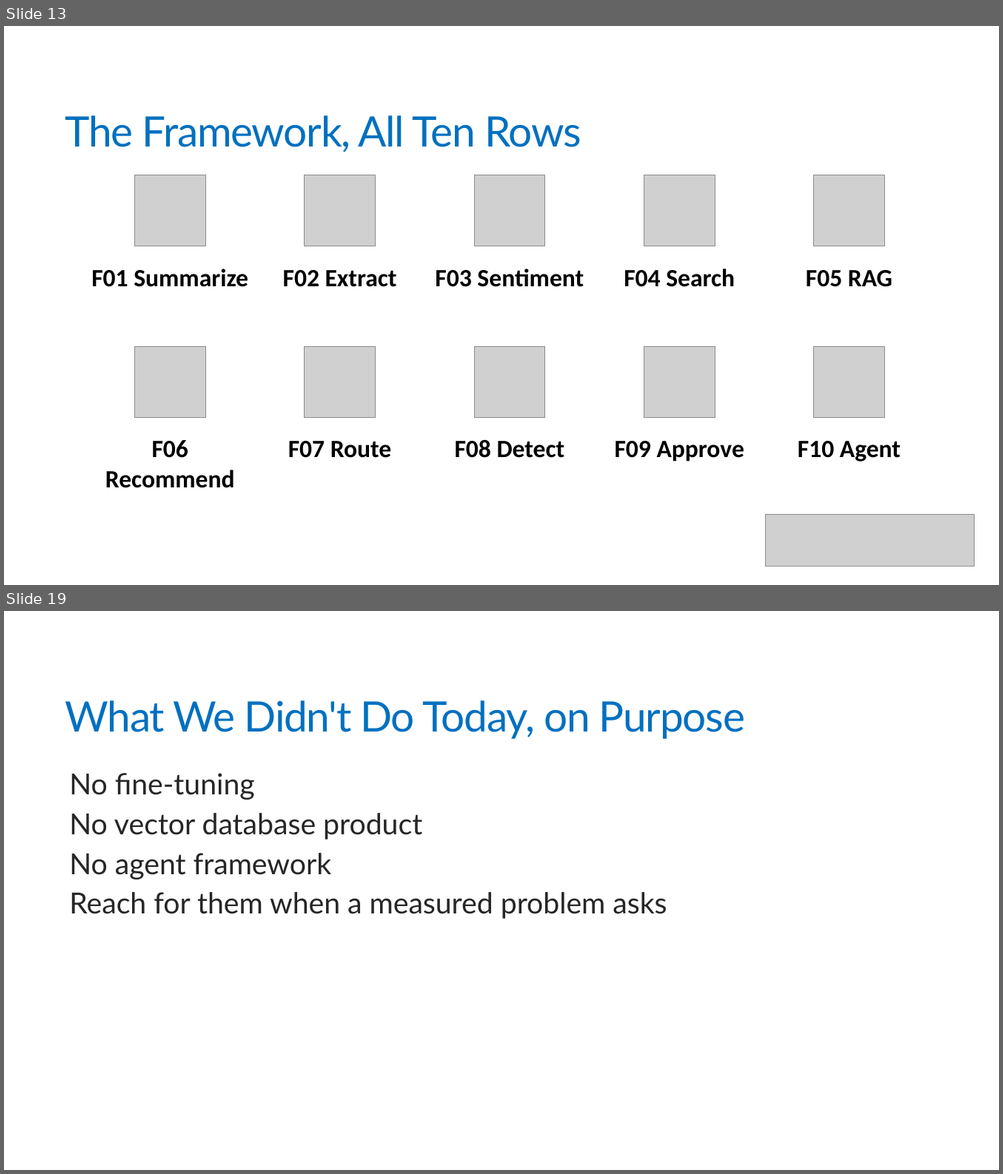
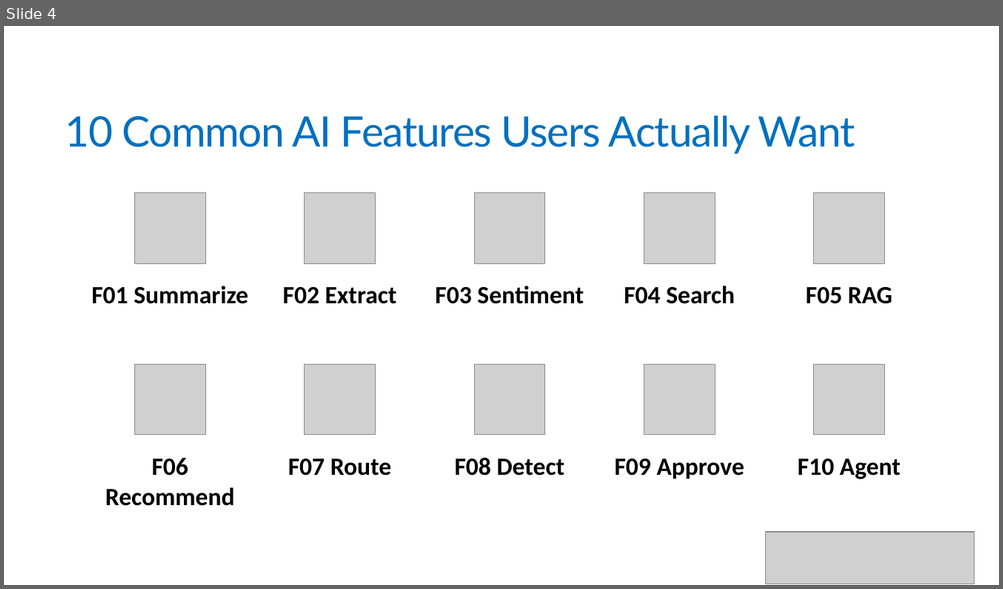
Before and after one commit to trailheadtechnology/10-ai-features-workshop, a slide deck: modules/M5-closing/M5-closing.pptx. Shown one above the other, each under a label of ours: slides 13 and 19 before the commit, slide 4 after it; the slides between them are not shown. The pictures are 1003x1174 and 1003x589 pixels, drawn with LibreOffice and Linux fonts; fonts in the diff are those of the drawing; grey boxes stand for pictures. Boxes give left, top, right and bottom in pixels: in the first picture for what was removed or moved away, otherwise in the second. Text is boxed around its words. In the diff, an @@ line names an element or a change of style, - is before the commit and + after.

```diff
--- a/modules/M5-closing/M5-closing.pptx
+++ b/modules/M5-closing/M5-closing.pptx
@@ slide 19 removed at box(4, 611, 999, 1170), background #FFFFFF @@
@@ title removed at box(65, 701, 745, 739) @@
-What We Didn't Do Today, on Purpose
@@ text removed at box(69, 773, 666, 919) @@
-  No fine-tuning
-  No vector database product
-  No agent framework
-  Reach for them when a measured problem asks
@@ what was slide 13 is now slide 4 @@
@@ slide 4 changed as well @@
@@ title at box(65, 116, 856, 154): text changed @@
-The Framework, All Ten Rows
+10 Common AI Features Users Actually Want
@@ 11 pictures, 10 texts: place and size @@
-11 pictures, 10 texts at box(91, 175, 974, 567)
+11 pictures, 10 texts at box(91, 193, 974, 585)
```
Also in this commit, not shown: 8 other slides changed, 21 other slides removed, 9 other files.
